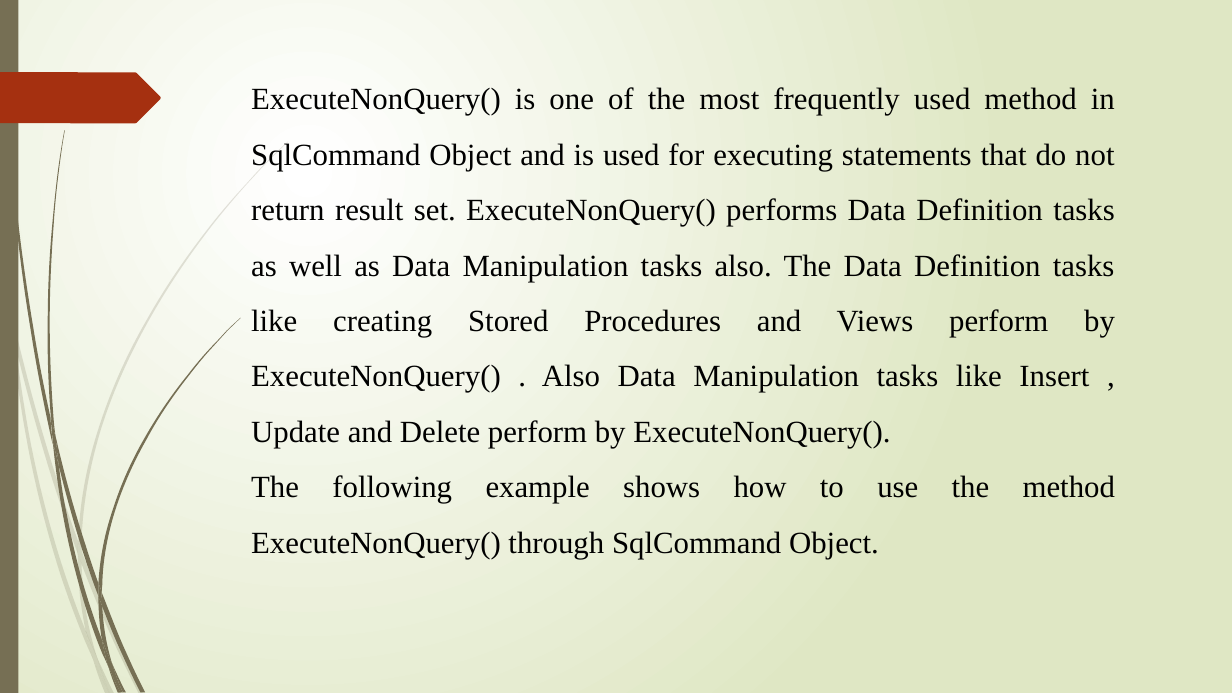
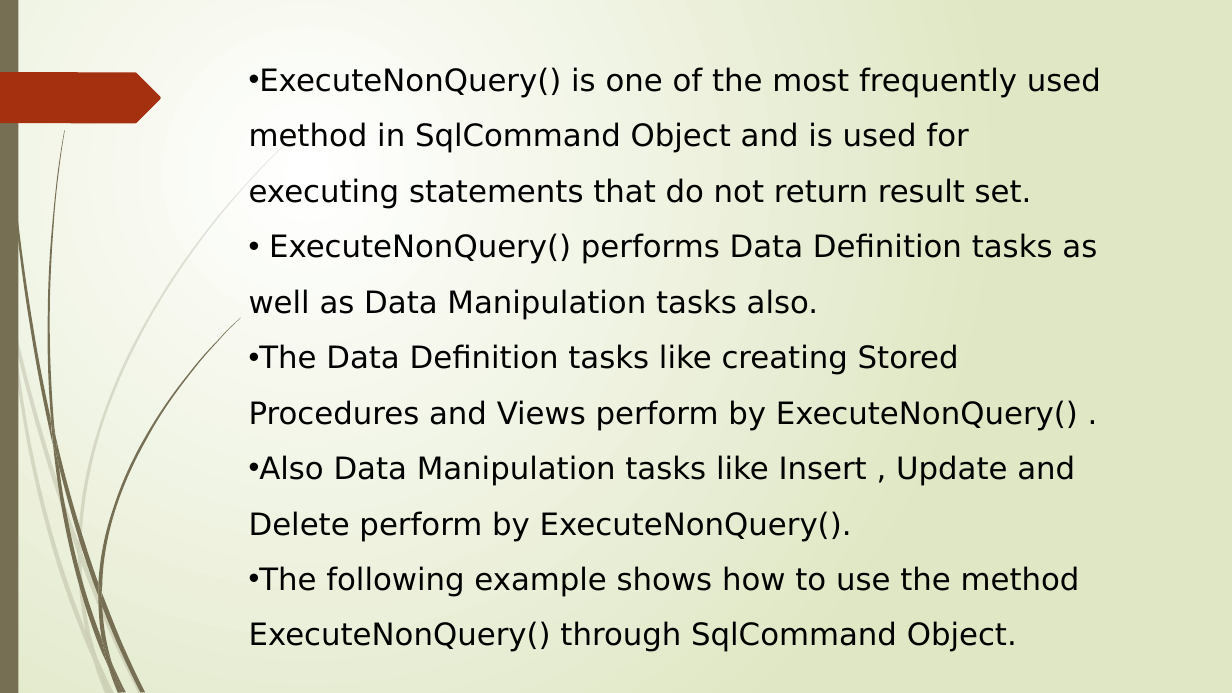
Before and after one commit to factopic/Visaul_Basic, a slide deck: slide 24 of PPT/VB_1.pptx. Drawn at 1232x693 pixels with LibreOffice and Linux fonts; fonts in the diff are those of the drawing. Boxes give left, top, right and bottom in pixels: in the first picture for what was removed or moved away, otherwise in the second. Text is boxed around its words. In the diff, an @@ line names an element or a change of style, - is before the commit and + after.

```diff
--- a/PPT/VB_1.pptx
+++ b/PPT/VB_1.pptx
@@ text "ExecuteNonQuery() is one of the ...": place and size @@
-text "ExecuteNonQuery() is one of the ..." at box(251, 87, 1115, 559)
+text "ExecuteNonQuery() is one of the ..." at box(249, 67, 1101, 652)
@@ text at box(249, 67, 1101, 541): text changed; font Times New Roman to DejaVu Sans @@
-ExecuteNonQuery() is one of the most frequently used method in SqlCommand Object and is used for executing statements that do not return result set. ExecuteNonQuery() performs Data Definition tasks as well as Data Manipulation tasks also. The Data Definition tasks like creating Stored Procedures and Views perform by ExecuteNonQuery() . Also Data Manipulation tasks like Insert , Update and Delete perform by ExecuteNonQuery().
+• ExecuteNonQuery() is one of the most frequently used method in SqlCommand Object and is used for executing statements that do not return result set.
+• ExecuteNonQuery() performs Data Definition tasks as well as Data Manipulation tasks also.
+• The Data Definition tasks like creating Stored Procedures and Views perform by ExecuteNonQuery() .
+• Also Data Manipulation tasks like Insert , Update and Delete perform by ExecuteNonQuery().
@@ text at box(249, 566, 1080, 652): font Times New Roman to DejaVu Sans in "The following example shows how to use ..."; alignment justified to left; bullet none to • @@
```
Also in this commit, not shown: 2 other slides changed, 6 slides added.
